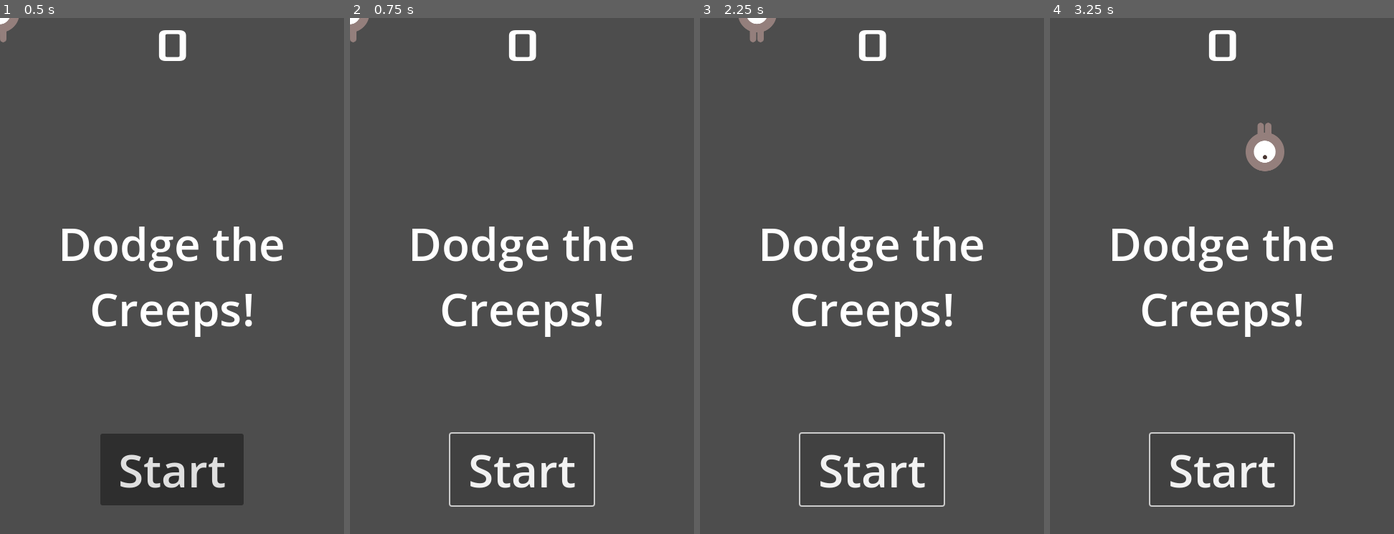
Above: before the commit, frames 1-4 (left to right).
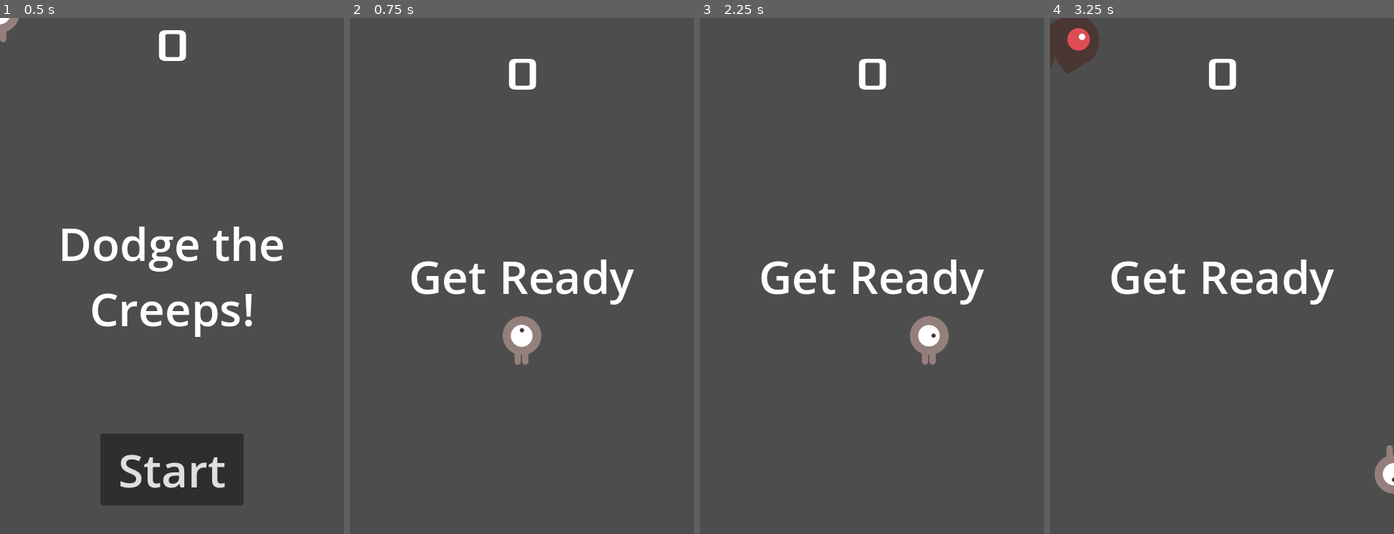
Above: after the commit, the same moments.

Repository: Ikit24/First_godot_game
Game: Godot game, scene res://main.tscn
Same seed, same stepped clock (60 frames per second), same inputs: the game is played once before the commit and once after it.
Inputs (mouse positions are in pixels of both pictures, inside the frame that each line leads up to):
- Up to frame 1 (0.5 s): no input
- Up to frame 2 (0.75 s): click "Start" at 0.5 s
- Up to frame 3 (2.25 s): click (872, 472) at 1.25 s, where only the run before the commit has a clickable "Start"; tap Enter at 2 s; hold Right (move_right) from 2.03 s (still down)
- Up to frame 4 (3.25 s): release Right (move_right) at 2.78 s; hold Down (move_down) from 2.78 s (still down)

Frame 1 is identical in both runs. In frame 2, 6.9% of the frame differs, in the area x 0-83%, y 0-95%; in frame 3, 7.1%; in frame 4, 8.4%, in the area x 0-100%, y 0-95%.

Commit message:
debugging

Diff:
--- a/first_2d_game/main.gd
+++ b/first_2d_game/main.gd
@@ -35,7 +35,12 @@
 	$ScoreTimer.start()
 
 func _ready():
-	pass
+	$MobPath.curve.clear_points()
+	$MobPath.curve.add_point(Vector2(0, 0))        # Top-left
+	$MobPath.curve.add_point(Vector2(1152, 0))     # Top-right
+	$MobPath.curve.add_point(Vector2(1152, 648))   # Bottom-right
+	$MobPath.curve.add_point(Vector2(0, 648))      # Bottom-left
+	$MobPath.curve.add_point(Vector2(0, 0))
 
 func _on_hud_start_game() -> void:
 	new_game()
--- a/first_2d_game/main.tscn
+++ b/first_2d_game/main.tscn
@@ -6,11 +6,7 @@
 [ext_resource type="FontFile" uid="uid://b50vnpxlf2nvy" path="res://fonts/Xolonium-Regular.ttf" id="4_1bvp3"]
 [ext_resource type="Script" uid="uid://dyft3tptbcpci" path="res://hud.gd" id="4_lquwl"]
 
-[sub_resource type="Curve2D" id="Curve2D_0xm2m"]
-_data = {
-"points": PackedVector2Array(0, 0, 0, 0, 0, 0, 0, 0, 0, 0, 0, 0, 0, 0, 0, 0, 256, 0, 0, 0, 0, 0, 256, 456, 0, 0, 0, 0, 0, 456, 0, 0, 0, 0, 0, 0)
-}
-point_count = 6
+[sub_resource type="Curve2D" id="Curve2D_lquwl"]
 
 [node name="Main" type="Node"]
 script = ExtResource("1_0xm2m")
@@ -31,10 +27,11 @@
 position = Vector2(240, 450)
 
 [node name="MobPath" type="Path2D" parent="."]
-curve = SubResource("Curve2D_0xm2m")
+curve = SubResource("Curve2D_lquwl")
 
 [node name="MobSpawnLocation" type="PathFollow2D" parent="MobPath"]
-position = Vector2(-0.179688, 0)
+position = Vector2(-8, 768)
+rotation = -1.5708
 
 [node name="HUD" type="CanvasLayer" parent="."]
 script = ExtResource("4_lquwl")
@@ -98,3 +95,4 @@
 [connection signal="timeout" from="ScoreTimer" to="." method="_on_score_timer_timeout"]
 [connection signal="timeout" from="StartTimer" to="." method="_on_start_timer_timeout"]
 [connection signal="start_game" from="HUD" to="." method="_on_hud_start_game"]
+[connection signal="pressed" from="HUD/StartButton" to="HUD" method="_on_start_button_pressed"]
--- a/first_2d_game/mob.gd
+++ b/first_2d_game/mob.gd
@@ -4,5 +4,6 @@
 	var mob_types = Array($AnimatedSprite2D.sprite_frames.get_animation_names())
 	$AnimatedSprite2D.animation = mob_types.pick_random()
 
+
 func _on_visible_on_screen_notifier_2d_screen_exited():
 	queue_free()
--- a/first_2d_game/player.gd
+++ b/first_2d_game/player.gd
@@ -35,9 +35,10 @@
 		$AnimatedSprite2D.animation = "up"
 
 func _on_body_entered(body: Node2D) -> void:
-	hide()
-	hit.emit()
-	$CollisionShape2D.set_deferred("disabled", true)
+	if body.name == "Player":
+		hide()
+		hit.emit()
+		$CollisionShape2D.set_deferred("disabled", true)
 
 func start(pos):
 	position = pos
